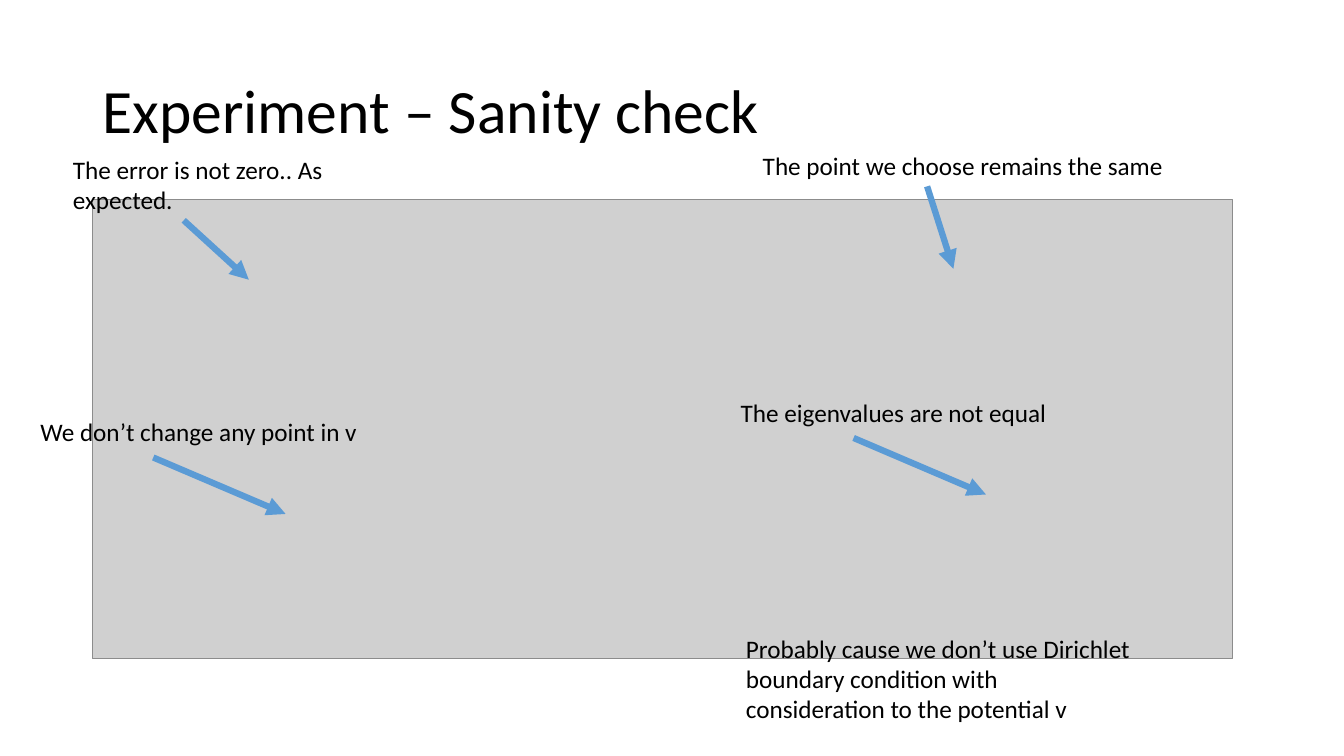
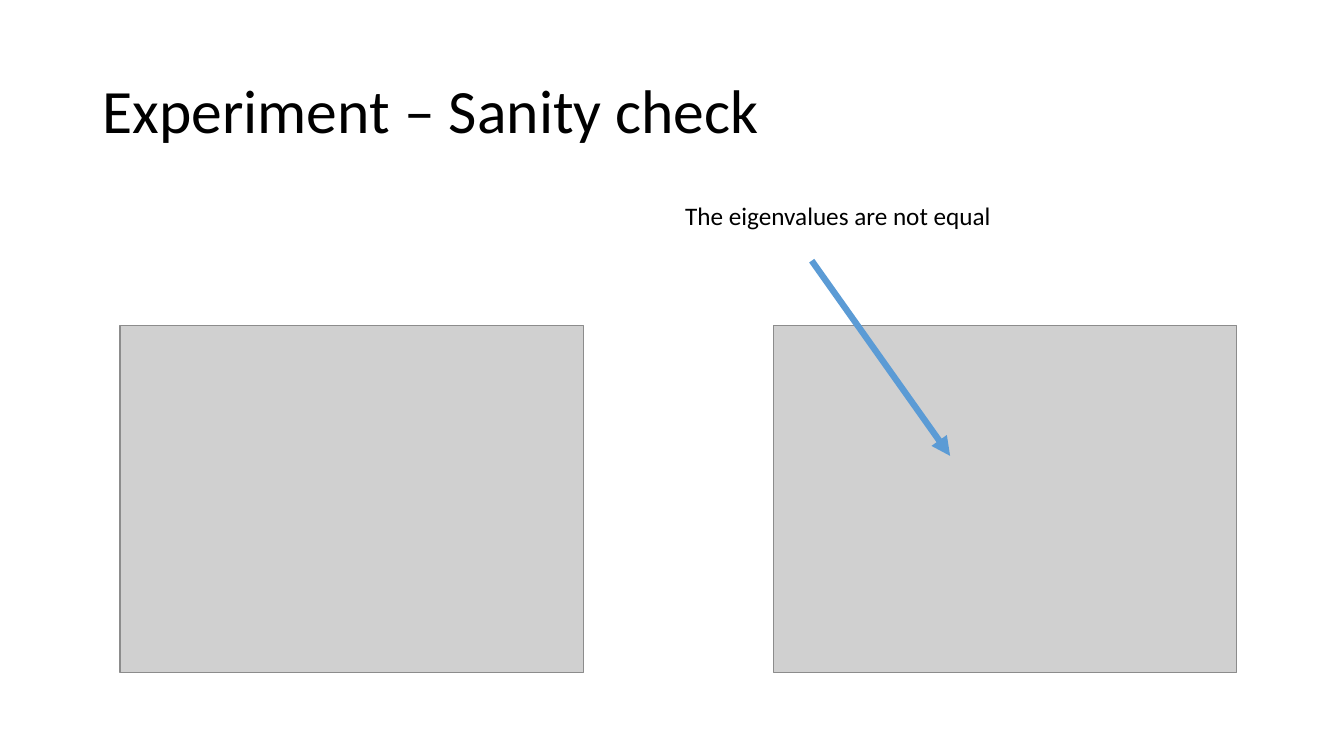
Before and after one commit to tsachiblau/geometricComputerVisionProject, a slide deck: slide 11 of Presentation.pptx. Drawn at 1344x756 pixels with LibreOffice and Linux fonts; fonts in the diff are those of the drawing; grey boxes stand for pictures. Boxes give left, top, right and bottom in pixels: in the first picture for what was removed or moved away, otherwise in the second. Text is boxed around its words. In the diff, an @@ line names an element or a change of style, - is before the commit and + after.

```diff
--- a/Presentation.pptx
+++ b/Presentation.pptx
@@ text removed at (73,161,322,216) @@
-The error is not zero.. As expected.
@@ text removed at (763,157,1163,179) @@
-The point we choose remains the same
@@ picture removed at (93,200,1233,658) @@
@@ text "The eigenvalues are not equal": place and size @@
-text "The eigenvalues are not equal" at (741,404,1046,427)
+text "The eigenvalues are not equal" at (685,207,991,230)
@@ arrow removed from (928, 187) to (954, 269) @@
@@ arrow removed from (184, 221) to (249, 279) @@
@@ arrow moved from (854, 439) - (986, 495) to (812, 261) - (951, 456) @@
@@ picture added at (120,326,584,674) @@
@@ picture added at (774,326,1238,674) @@
@@ text removed at (40,421,356,448) @@
-We don’t change any point in v
@@ arrow removed from (153, 458) to (285, 514) @@
@@ text removed at (746,640,1129,722) @@
-Probably cause we don’t use Dirichlet boundary condition with consideration to the potential v
```
Also in this commit, not shown: 5 other slides changed, 1 slide added, 2 slides removed, 3 other files.
